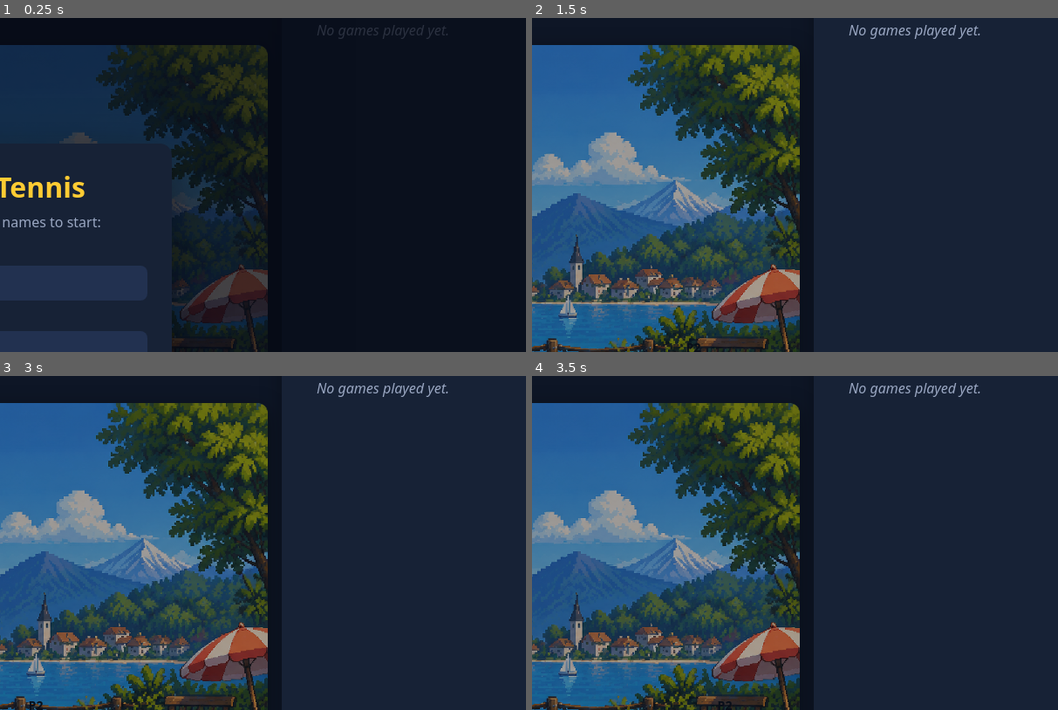
Above: before the commit, frames 1-4 (two rows, left to right).
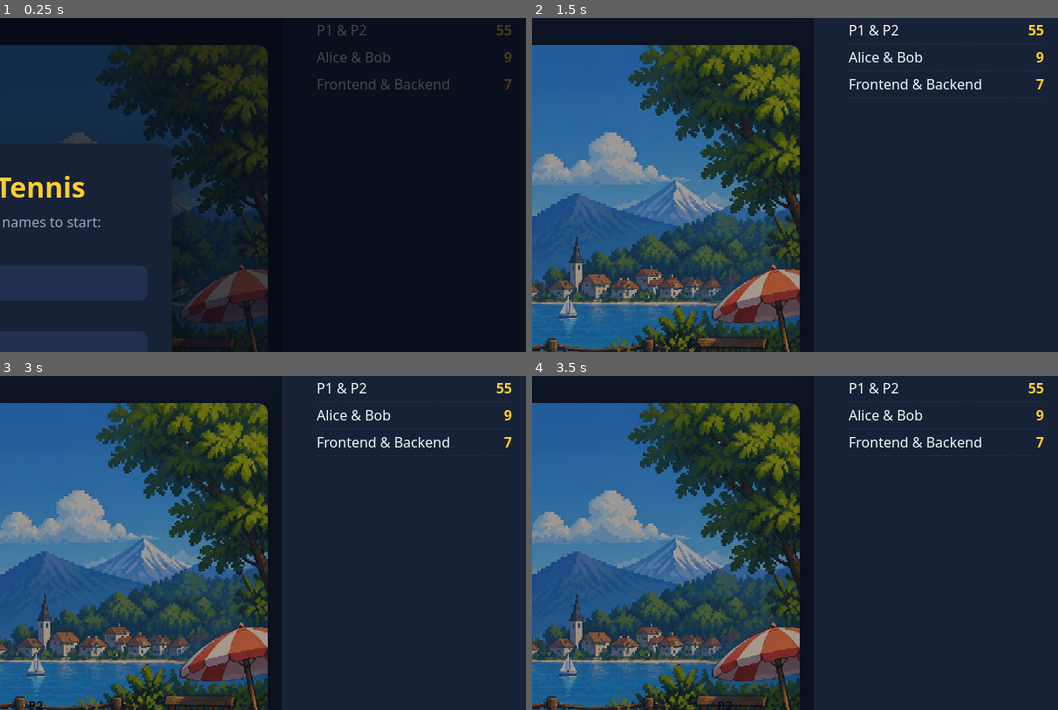
Above: after the commit, the same moments.

Repository: jobcloud/future-day-frontend-vs-backend-game
Game: browser game, page index.html
Two runs of this game, one before a commit and one after it. Both use one fixed random seed, a clock stepped at 60 frames per second and the inputs below.
Inputs:
- Up to frame 1 (0.25 s): no input
- Up to frame 2 (1.5 s): click "Start Game" at 0.27 s; hold Right from 1.03 s (still down)
- Up to frame 3 (3 s): release Right at 1.53 s; hold Down 1.58-1.85 s; hold Left 1.9-2.47 s; hold Up 2.52-2.82 s; hold Right from 2.87 s (still down)
- Up to frame 4 (3.5 s): keep holding Right
The pictures show only the part of the screen within x 50-100%, y 8-58%; the shares and areas given below are measured in that part.

The runs differ from the first frame. In frame 1, 0.7% of the frame differs, in the area x 60-98%, y 2-22%; in frame 2, 1.2%, in the area x 60-98%, y 2-25%; in frame 3, 1.2%; in frame 4, 1.2%.

Commit message:
prepare highscore

Diff:
--- a/gameplay.js
+++ b/gameplay.js
@@ -69,3 +69,28 @@
   if (ball.vy > MAX_BALL_TEMPO) ball.vy = MAX_BALL_TEMPO;
   if (ball.vy < -MAX_BALL_TEMPO) ball.vy = -MAX_BALL_TEMPO;
 }
+
+// --- Highscore-Funktionen --------------------------------------
+
+// Lade die Highscores vom Startzustand oder dem Backend.
+function highscoreLaden() {
+  const startHighscores = [
+    { namen: "P1 & P2", punkte: 55 },
+    { namen: "Alice & Bob", punkte: 9 },
+    { namen: "Frontend & Backend", punkte: 7 },
+  ];
+
+  // Spaeter moeglich mit Backend, absichtlich nur als Kommentar:
+  // const antwort = await fetch("/api/highscores");
+  // const daten = await antwort.json();
+
+  return highscoreLadenIntern(startHighscores);
+}
+
+// Füge einen neuen Highscore hinzu.
+function highscoreHinzufuegen(spieler1Name, spieler2Name, punkte) {
+  // Spaeter moeglich mit Backend, absichtlich nur als Kommentar:
+  // await fetch("/api/highscores", { method: "POST", ... });
+
+  return highscoreHinzufuegenIntern(spieler1Name, spieler2Name, punkte);
+}
--- a/src/highscore.js
+++ b/src/highscore.js
@@ -1,31 +1,59 @@
-// In-memory highscore list. Rules: no persistence, resets on reload.
+// Interne Highscore-Logik ("hidden").
+// Diese Datei verwaltet Speicherung und Rendering.
 
-const scores = [];
+const interneHighscores = [];
 
-function addHighscore(name1, name2, score) {
-  scores.push({ names: `${name1} & ${name2}`, score });
-  scores.sort((a, b) => b.score - a.score);
-  if (scores.length > 10) scores.length = 10;
+function highscoreLadenIntern(startEintraege) {
+  interneHighscores.length = 0;
+
+  for (const eintrag of startEintraege) {
+    interneHighscores.push({
+      namen: eintrag.namen,
+      punkte: eintrag.punkte,
+    });
+  }
+
+  return interneHighscores;
+}
+
+function highscoreHinzufuegenIntern(name1, name2, score) {
+  interneHighscores.push({
+    namen: `${name1} & ${name2}`,
+    punkte: score,
+  });
+
+  interneHighscores.sort((a, b) => b.punkte - a.punkte);
+
+  if (interneHighscores.length > 10) {
+    interneHighscores.length = 10;
+  }
+
+  return interneHighscores;
 }
 
 function renderHighscores(listEl) {
   listEl.innerHTML = "";
-  if (scores.length === 0) {
+
+  if (interneHighscores.length === 0) {
     const li = document.createElement("li");
     li.className = "empty";
-    li.textContent = "No games played yet.";
+    li.textContent = "Noch keine Spiele gespielt.";
     listEl.appendChild(li);
     return;
   }
-  for (const entry of scores) {
+
+  for (const eintrag of interneHighscores) {
     const li = document.createElement("li");
-    const names = document.createElement("span");
-    names.className = "names";
-    names.textContent = entry.names;
-    const pts = document.createElement("span");
-    pts.className = "pts";
-    pts.textContent = entry.score;
-    li.append(names, pts);
+
+    const namen = document.createElement("span");
+    namen.className = "names";
+    namen.textContent = eintrag.namen;
+
+    const punkte = document.createElement("span");
+    punkte.className = "pts";
+    punkte.textContent = eintrag.punkte;
+
+    li.append(namen, punkte);
     listEl.appendChild(li);
   }
 }
--- a/src/main.js
+++ b/src/main.js
@@ -224,7 +224,7 @@
 
 function endGame() {
   running = false;
-  addHighscore(state.names[0], state.names[1], state.score);
+  highscoreHinzufuegen(state.names[0], state.names[1], state.score);
   renderHighscores(highscoreListEl);
   finalScoreEl.textContent = state.score;
   gameoverModal.classList.remove("hidden");
@@ -232,6 +232,7 @@
 
 // --- Wire up UI ---
 
+highscoreLaden();
 renderHighscores(highscoreListEl);
 draw(ctx, {
   width: WIDTH,
